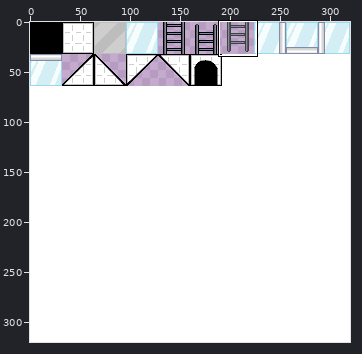
One commit to this sprite sheet: res/textures/tileset.png. Above: a wide view before the commit, with the close-up outlined.
Close-up. Before the commit:
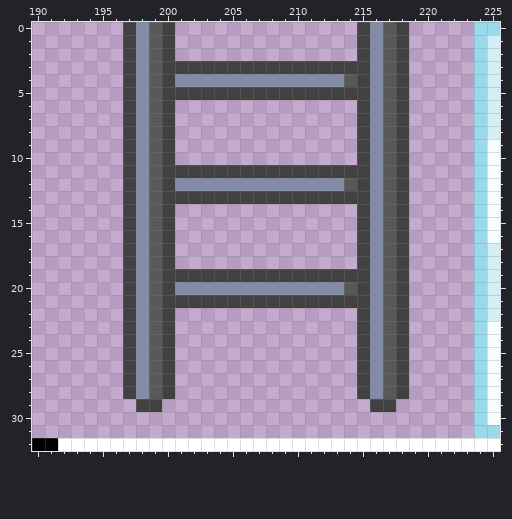
The file is 320x320 pixels. Pixels under 10% opacity are left out. Colours within 5 levels of each other are drawn and written as one. Shown: x 190..225, y 0..32.
The result:
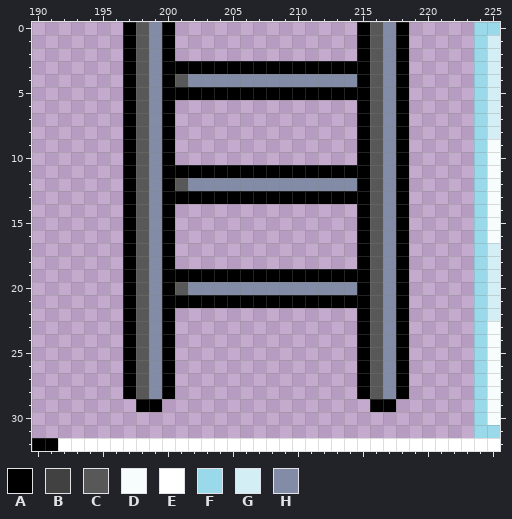
Palette (. is transparent): A #000000  B #414141  C #585858  D #f7fcfd  E #ffffff  F #99d9ea  G #d3eff5  H #838ca7
The exact change:
y 0..2: x 197..200 BHCB -> ACHA; x 215..218 BHCB -> ACHA
y 3: x 197..218 BHCBBBBBBBBBBBBBBBBHCB -> ACHAAAAAAAAAAAAAAAACHA
y 4: x 197..201 BHCBH -> ACHAC; x 214..218 CBHCB -> HACHA
y 5: x 197..218 BHCBBBBBBBBBBBBBBBBHCB -> ACHAAAAAAAAAAAAAAAACHA
y 6..10: x 197..200 BHCB -> ACHA; x 215..218 BHCB -> ACHA
y 11: x 197..218 BHCBBBBBBBBBBBBBBBBHCB -> ACHAAAAAAAAAAAAAAAACHA
y 12: x 197..201 BHCBH -> ACHAC; x 214..218 CBHCB -> HACHA
y 13: x 197..218 BHCBBBBBBBBBBBBBBBBHCB -> ACHAAAAAAAAAAAAAAAACHA
y 14..18: x 197..200 BHCB -> ACHA; x 215..218 BHCB -> ACHA
y 19: x 197..218 BHCBBBBBBBBBBBBBBBBHCB -> ACHAAAAAAAAAAAAAAAACHA
y 20: x 197..201 BHCBH -> ACHAC; x 214..218 CBHCB -> HACHA
y 21: x 197..218 BHCBBBBBBBBBBBBBBBBHCB -> ACHAAAAAAAAAAAAAAAACHA
y 22..28: x 197..200 BHCB -> ACHA; x 215..218 BHCB -> ACHA
y 29: x 198..199 BB -> AA; x 216..217 BB -> AA
Boxes around the changes in both close-ups, in picture pixels (x1, y1, x2, y2):
changed: (123, 22, 409, 412)
